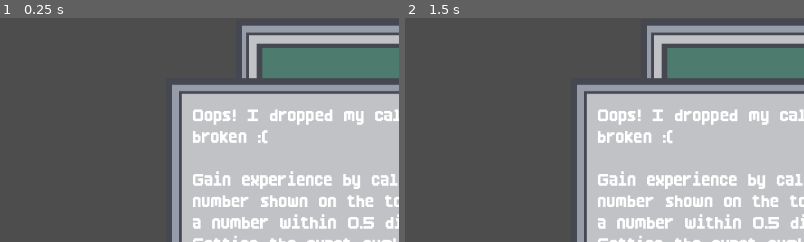
Above: before the commit, frames 1-2 (left to right).
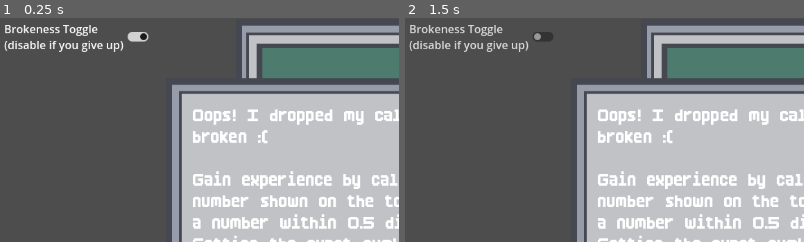
Above: after the commit, the same moments.

Repository: ShadowArcher289/i-dropped-my-calculator
Game: Godot game, scene res://scenes/main.tscn
The game is run twice, just before and just after one commit, with the same random seed, the same clock (stepped at 60 frames per second) and the same inputs.
Inputs (mouse positions are % of the whole screen's width and height, from its top left):
- Up to frame 1 (0.25 s): no input
- Up to frame 2 (1.5 s): click (10, 4) at 0.5 s, where only the run after the commit has a clickable "Brokeness Toggle (disable if …"; click "enter" at 1.25 s
The pictures show only the part of the screen within x 0-50%, y 0-50%; the shares and areas given below are measured in that part.

The runs differ from the first frame. In frame 1, 1.3% of the frame differs, in the area x 1-38%, y 3-16%; in frame 2, 1.1%.

Commit message:
added a randomness toggle

Diff:
--- a/scenes/menu.tscn
+++ b/scenes/menu.tscn
@@ -59,4 +59,14 @@
 
 Get to level 99+ for a surprise :)"
 
+[node name="BrokennessToggle" type="CheckButton" parent="."]
+z_index = 4
+layout_mode = 0
+offset_right = 44.0
+offset_bottom = 24.0
+button_pressed = true
+text = "Brokeness Toggle
+(disable if you give up)"
+
 [connection signal="pressed" from="ToggleMenu" to="." method="_on_toggle_menu_pressed"]
+[connection signal="toggled" from="BrokennessToggle" to="." method="_on_check_button_toggled"]
--- a/scripts/exp_bar.gd
+++ b/scripts/exp_bar.gd
@@ -27,7 +27,6 @@
 	SoundManager.gain_exp.play();
 	if (old_level != level): # play level up sound if the level changed
 		SoundManager.level_up.play();
-		level = 99
 		if(level >= 99.0): ## play celebration sfx when the level is above 99
 			SoundManager.celebration.play();
 			SignalBus.disable_random.emit(); # disable randomness at level 99
--- a/scripts/menu.gd
+++ b/scripts/menu.gd
@@ -3,11 +3,21 @@
 @onready var toggle_menu: Button = $ToggleMenu
 @onready var text_display: Node2D = $TextDisplay
 
+@onready var brokenness_toggle: CheckButton = $BrokennessToggle
+
 func _ready() -> void:
 	toggle_menu.focus_mode = Control.FOCUS_NONE;
+	brokenness_toggle.focus_mode = Control.FOCUS_NONE;
 
 func _on_toggle_menu_pressed() -> void:
 	if(text_display.is_visible_in_tree()):
 		text_display.hide();
 	else:
 		text_display.show();
+
+
+func _on_check_button_toggled(toggled_on: bool) -> void:
+	if(toggled_on):
+		SignalBus.enable_random.emit();
+	else:
+		SignalBus.disable_random.emit();
Not shown, added: export_presets.cfg
